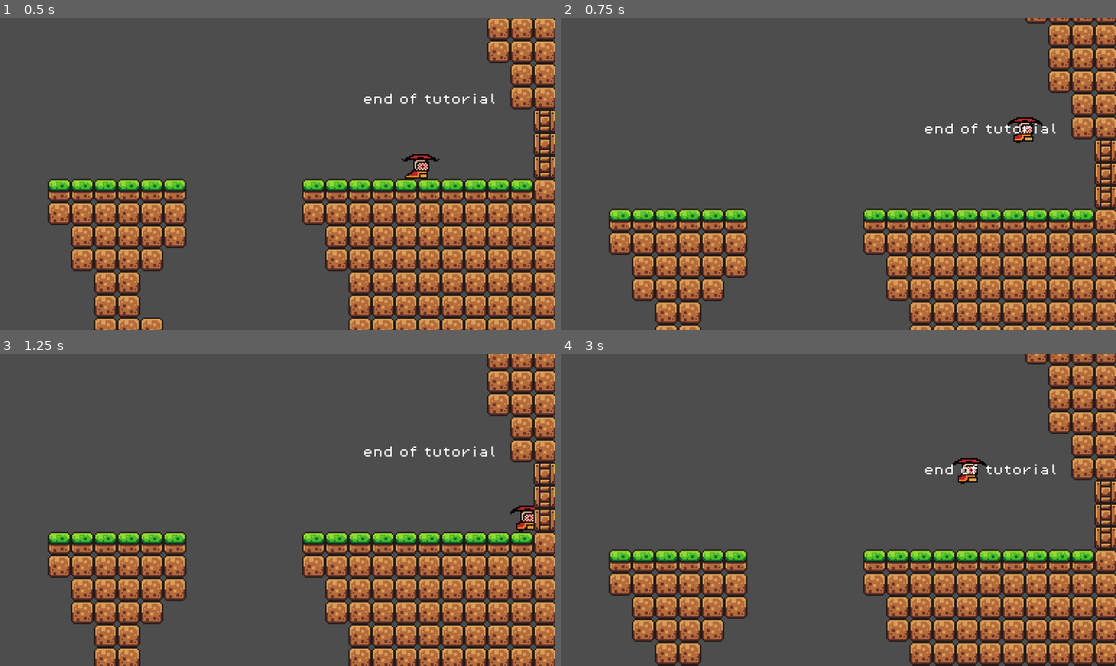
Above: before the commit, frames 1-4 (two rows, left to right).
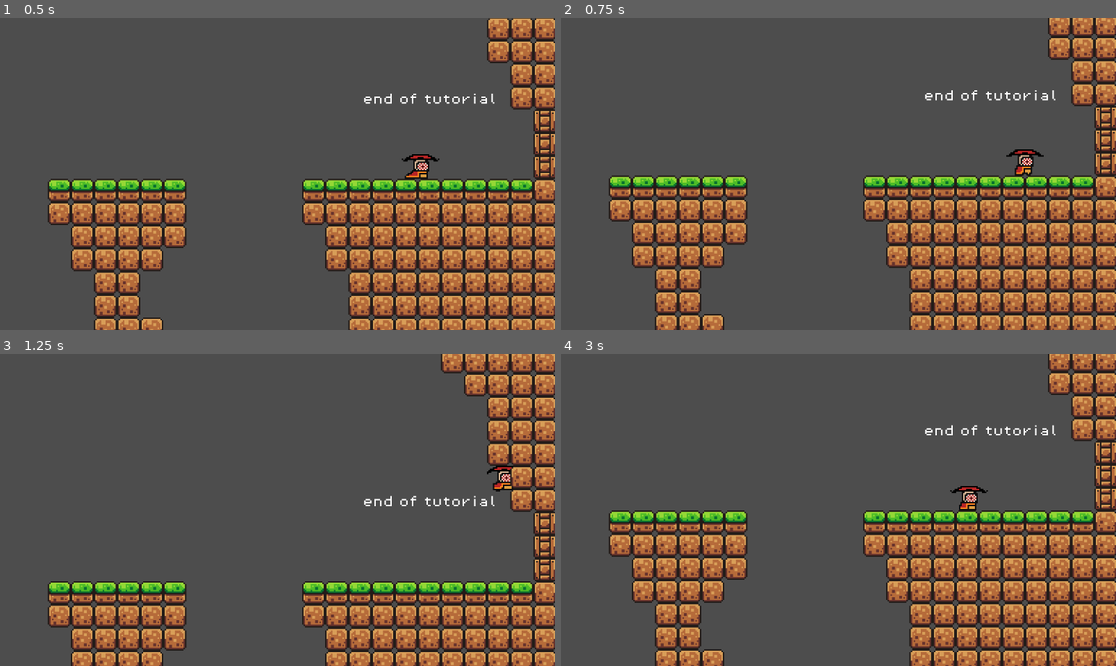
Above: after the commit, the same moments.

Repository: Kitwscw/Assessment-game
Game: Godot game, scene res://scenes/game.tscn
Two runs of this game, one before a commit and one after it. Both use one fixed random seed, a clock stepped at 60 frames per second and the inputs below.
Inputs:
- Up to frame 1 (0.5 s): no input
- Up to frame 2 (0.75 s): tap Space (jump, bound only before the commit) at 0.5 s; hold Right (move right) from 0.53 s (still down); tap Z (dash, bound only after the commit) at 0.6 s
- Up to frame 3 (1.25 s): keep holding Right (move right); tap Up (jump, bound only after the commit) at 0.77, 1.07 s; tap Shift (dash, bound only before the commit) at 0.8 s
- Up to frame 4 (3 s): tap Space (jump, bound only before the commit) at 1.25, 2, 2.3, 2.75, 2.85 s; tap Shift (dash, bound only before the commit) at 1.35 s; tap Up (jump, bound only after the commit) at 1.52, 1.55, 1.82, 2.1 s; release Right (move right) at 2.03 s; hold Left (move left) 2.03-2.78 s; hold Right (move right) from 2.78 s (still down)

Frame 1 is identical in both runs. In frame 2, 31% of the frame differs, in the area x 8-100%, y 0-100%; in frame 3, 29%; in frame 4, 30%.

Commit message:
added double jump
dash still not going :(

Diff:
--- a/Scripts/player.gd
+++ b/Scripts/player.gd
@@ -8,7 +8,7 @@
 const DASH_COOLDOWN= 1.0
 
 # Get the gravity from the project settings to be synced with RigidBody nodes.
-var gravity = ProjectSettings.get_setting("physics/2d/default_gravity")
+var gravity = 980
 @onready var sprite = $AnimatedSprite2D
 @onready var dashtimer = $Timer
 
@@ -16,24 +16,27 @@
 var dash_time = 0.0
 var dash_direction = Vector2.ZERO
 var isdash = Input.is_action_just_pressed("dash")
+var jump_num=2
 
 func _ready():
 	dashtimer.wait_time = DASH_COOLDOWN
 	dashtimer.one_shot = true
 
 func _physics_process(delta):
+	if is_on_floor():
+		jump_num=2
 	# Add the gravity.
 	if not is_on_floor():
 		velocity.y += gravity * delta
 		sprite.play("fall")
 	# Handle jump.
-	if Input.is_action_just_pressed("jump") and is_on_floor():
+	if Input.is_action_just_pressed("jump")  and jump_num>0:
 		velocity.y = JUMP_VELOCITY
-
+		jump_num = jump_num-1
 	var direction = Input.get_axis("move left", "move right")
 
 	# Dash logic
-	if isdash and not dashtimer.is_stopped():
+	if isdash and not  dashtimer.is_stopped():
 		is_dashing = true
 		dash_direction = Vector2(direction, 0).normalized()
 		velocity.x = dash_direction.x * DASHSPEED
--- a/project.godot
+++ b/project.godot
@@ -19,7 +19,8 @@
 
 jump={
 "deadzone": 0.5,
-"events": [Object(InputEventKey,"resource_local_to_scene":fa …(140 unchanged characters)… d":false,"keycode":0,"physical_keycode":32,"key_label":0,"unicode":32,"echo":false,"script":null)
+"events": [Object(InputEventKey,"resource_local_to_scene":fa …(140 unchanged characters)… d":false,"keycode":0,"physical_keycode":4194320,"key_label":0,"unicode":0,"echo":false,"script":null)
+, Object(InputEventKey,"resource_local_to_scene":false,"resource_name":"","device":-1,"window_id":0,"alt_pressed":false,"shift_pressed":false,"ctrl_pressed":false,"meta_pressed":false,"pressed":false,"keycode":0,"physical_keycode":87,"key_label":0,"unicode":119,"echo":false,"script":null)
 ]
 }
 "move right"={
@@ -36,7 +37,13 @@
 }
 dash={
 "deadzone": 0.5,
-"events": [Object(InputEventKey,"resource_local_to_scene":fa …(140 unchanged characters)… d":false,"keycode":0,"physical_keycode":4194325,"key_label":0,"unicode":0,"echo":false,"script":null)
+"events": [Object(InputEventKey,"resource_local_to_scene":fa …(140 unchanged characters)… d":false,"keycode":0,"physical_keycode":90,"key_label":0,"unicode":122,"echo":false,"script":null)
+, Object(InputEventKey,"resource_local_to_scene":false,"resource_name":"","device":-1,"window_id":0,"alt_pressed":false,"shift_pressed":false,"ctrl_pressed":false,"meta_pressed":false,"pressed":false,"keycode":0,"physical_keycode":73,"key_label":0,"unicode":105,"echo":false,"script":null)
+]
+}
+gflip={
+"deadzone": 0.5,
+"events": [Object(InputEventKey,"resource_local_to_scene":false,"resource_name":"","device":-1,"window_id":0,"alt_pressed":false,"shift_pressed":false,"ctrl_pressed":false,"meta_pressed":false,"pressed":false,"keycode":0,"physical_keycode":32,"key_label":0,"unicode":32,"echo":false,"script":null)
 ]
 }
 
